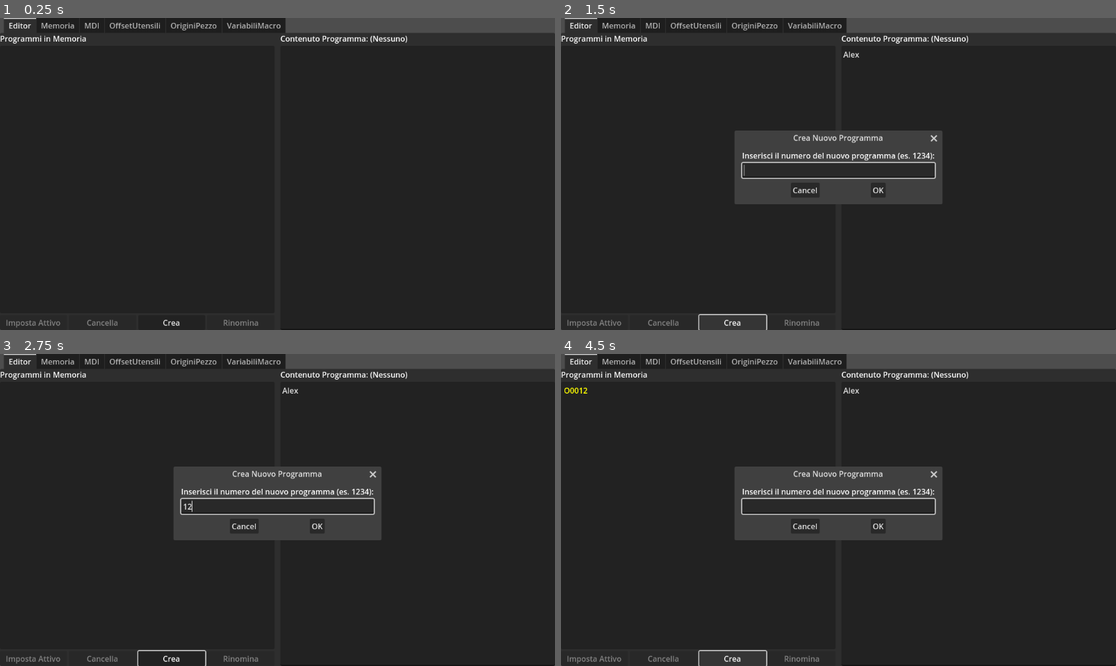
Above: before the commit, frames 1-4 (two rows, left to right).
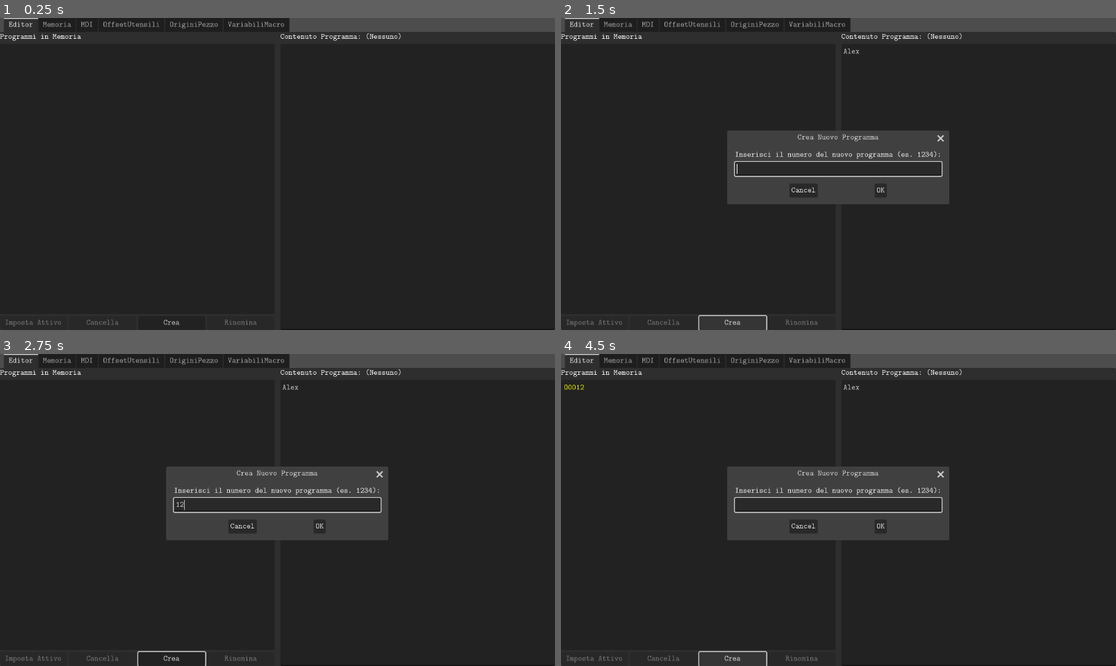
Above: after the commit, the same moments.

Repository: FiguraCinque/CNC-SIM
Game: Godot game, scene res://CNC_Interface.tscn
The game is run twice, just before and just after one commit, with the same random seed, the same clock (stepped at 60 frames per second) and the same inputs.
Inputs (mouse positions are in pixels of both pictures, inside the frame that each line leads up to):
- Up to frame 1 (0.25 s): no input
- Up to frame 2 (1.5 s): click (977, 186) at 0.52 s; type "Alex" at 0.6 s; click "Crea" at 1.25 s
- Up to frame 3 (2.75 s): click (277, 506) at 2.02 s; type "12" at 2.1 s
- Up to frame 4 (4.5 s): click "OK" at 2.75 s; click "Imposta Attivo" at 3.5 s; click "Crea" at 4.25 s

The runs differ from the first frame. In frame 1, 1.4% of the frame differs, in the area x 0-100%, y 0-100%; in frame 2, 3.5%; in frame 3, 3.5%; in frame 4, 3.6%.

Commit message:
Aggiornamento Minore

Diff:
--- a/UI_theme.tres
+++ /dev/null
@@ -1,9 +0,0 @@
-[gd_resource type="Theme" load_steps=2 format=3 uid="uid://dct75qgw1yn3m"]
-
-[ext_resource type="FontFile" uid="uid://cwxn8ccuwpnhl" path="res://fonts/droid-sans/DroidSans.ttf" id="1_6w50i"]
-
-[resource]
-Button/fonts/font = ExtResource("1_6w50i")
-CheckBox/fonts/font = ExtResource("1_6w50i")
-CheckButton/fonts/font = ExtResource("1_6w50i")
-Label/fonts/font = ExtResource("1_6w50i")
--- a/create_program_dialog.gd
+++ b/create_program_dialog.gd
@@ -2,11 +2,13 @@
 
 @onready var program_number_edit: LineEdit = $VBoxContainer/ProgramNumberEdit
 
+@warning_ignore("unused_parameter")
 func _on_program_number_edit_text_submitted(new_text: String) -> void:
 	#self._ok_pressed()
 	get_ok_button().pressed.emit()
 	pass
 
+@warning_ignore("unused_parameter")
 func _on_program_number_edit_editing_toggled(toggled_on: bool) -> void:
 	program_number_edit.select_all()
 	program_number_edit.grab_focus()
--- a/edit_value_dialog.gd
+++ b/edit_value_dialog.gd
@@ -2,11 +2,13 @@
 
 @onready var line_edit: LineEdit = $VBoxContainer/LineEdit
 
+@warning_ignore("unused_parameter")
 func _on_line_edit_text_submitted(new_text: String) -> void:
 	#self._ok_pressed()
 	get_ok_button().pressed.emit()
 	pass
 
+@warning_ignore("unused_parameter")
 func _on_line_edit_editing_toggled(toggled_on: bool) -> void:
 	line_edit.select_all()
 	line_edit.grab_focus()
--- a/project.godot
+++ b/project.godot
@@ -19,3 +19,7 @@
 [autoload]
 
 CncMemory="*res://CNCMemory.gd"
+
+[gui]
+
+theme/custom_font="res://fonts/cmu-typewriter/Typewriter.tres"
--- a/rename_program_dialog.gd
+++ b/rename_program_dialog.gd
@@ -2,10 +2,12 @@
 
 @onready var new_program_number_edit: LineEdit = $VBoxContainer/NewProgramNumberEdit
 
+@warning_ignore("unused_parameter")
 func _on_new_program_number_edit_text_submitted(new_text: String) -> void:
 	get_ok_button().pressed.emit()
 	pass # Replace with function body.
 
+@warning_ignore("unused_parameter")
 func _on_new_program_number_edit_editing_toggled(toggled_on: bool) -> void:
 	new_program_number_edit.select_all()
 	new_program_number_edit.grab_focus()
